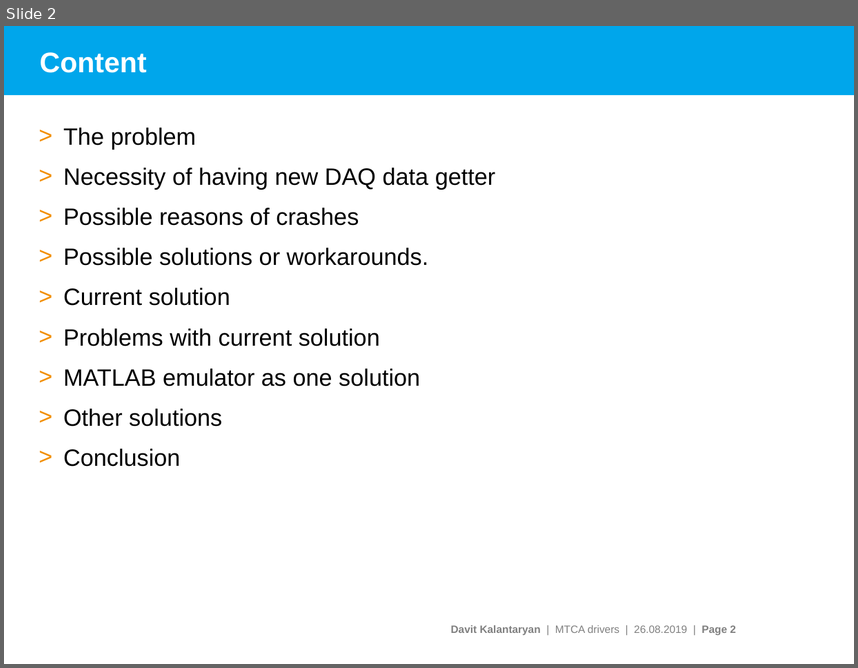
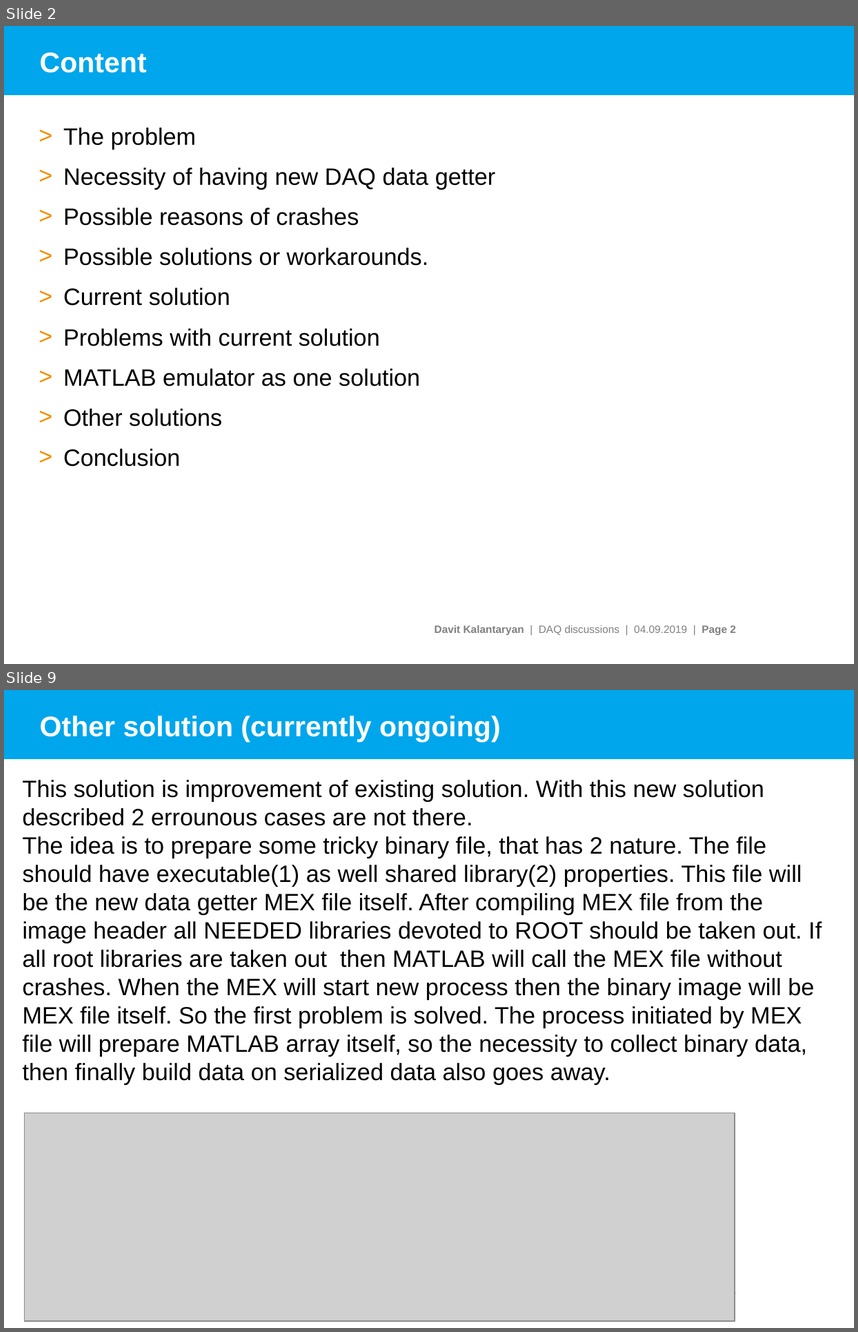
Before and after one commit to davitkalantaryan/matlabemulator, a slide deck: docs/doc/pitz_daq_data_geter.pptx. Shown one above the other, each under a label of ours: slide 2 before the commit, slides 2 and 9 after it; the slides between them are not shown. The pictures are 858x668 and 858x1332 pixels, drawn with LibreOffice and Linux fonts; fonts in the diff are those of the drawing; grey boxes stand for pictures; background and template pictures are left out. Boxes give left, top, right and bottom in pixels: in the first picture for what was removed or moved away, otherwise in the second. Text is boxed around its words. In the diff, an @@ line names an element or a change of style, - is before the commit and + after.

```diff
--- a/docs/doc/pitz_daq_data_geter.pptx
+++ b/docs/doc/pitz_daq_data_geter.pptx
@@ slide 9 added at (x1=4, y1=690, x2=854, y2=1328), background #FFFFFF; not listed: 2 template elements that a slide beside it also shows @@
@@ title added at (x1=40, y1=716, x2=501, y2=742), 24 pt, text #FFFFFF, bold @@
+Other solution (currently ongoing)
@@ text added at (x1=23, y1=780, x2=822, y2=1085), 20 pt, text #000000 @@
+This solution is improvement of existing solution. With this new solution described 2 errounous cases are not there.
+The idea is to prepare some tricky binary file, that has 2 nature. The file should have executable(1) as well shared library(2) properties. This file will be the new data getter MEX file itself. After compiling MEX file from the image header all NEEDED libraries devoted to ROOT should be taken out. If all root libraries are taken out then MATLAB will call the MEX file without crashes. When the MEX will start new process then the binary image will be MEX file itself. So the first problem is solved. The process initiated by MEX file will prepare MATLAB array itself, so the necessity to collect binary data, then finally build data on serialized data also goes away.
@@ picture added at (x1=25, y1=1112, x2=734, y2=1321) @@
@@ slide 2 changed as well @@
@@ text at (x1=435, y1=625, x2=736, y2=635): text changed @@
-Davit Kalantaryan | MTCA drivers | 26.08.2019 | Page 2
+Davit Kalantaryan | DAQ discussions | 04.09.2019 | Page 2
```
Also in this commit, not shown: 15 other slides changed, 6 other slides added, 2 slides removed, 13 other files.
